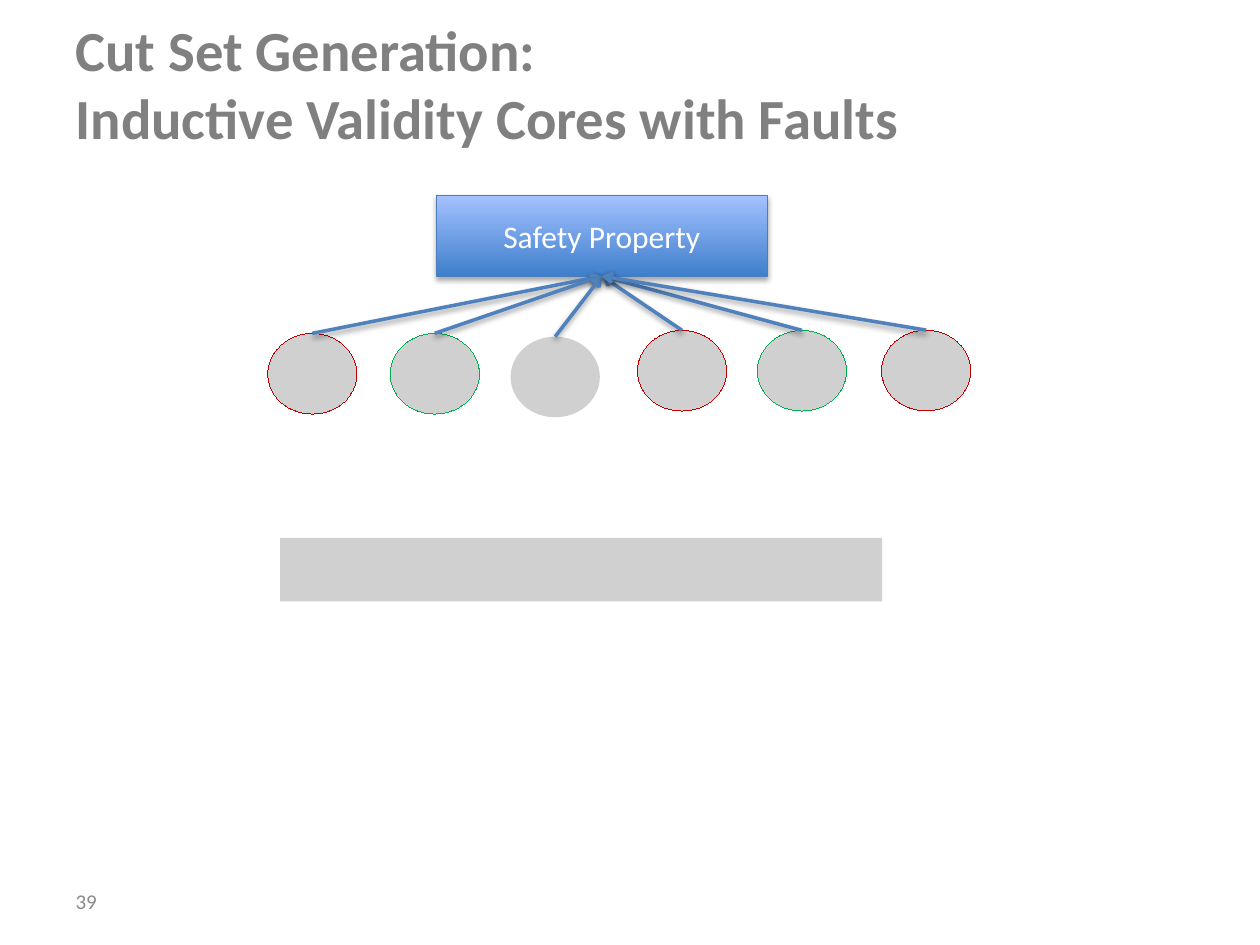
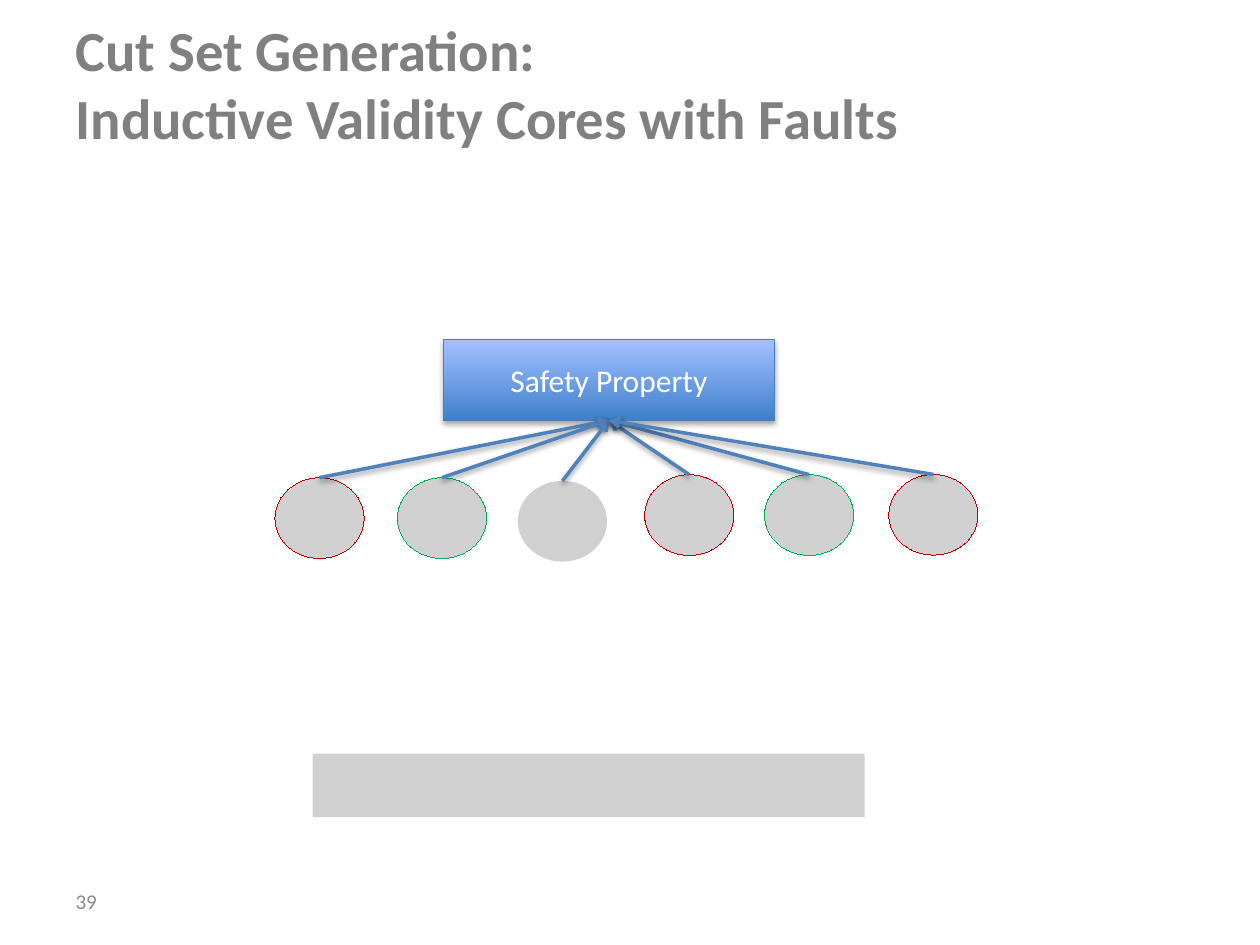
Before and after one commit to dkstewart/Presentations, a slide deck: slide 39 of nasa_year_end_review_2018.pptx. Drawn at 1260x945 pixels with LibreOffice and Linux fonts; fonts in the diff are those of the drawing; grey boxes stand for pictures. Boxes give left, top, right and bottom in pixels: in the first picture for what was removed or moved away, otherwise in the second. Text is boxed around its words. In the diff, an @@ line names an element or a change of style, - is before the commit and + after.

```diff
--- a/nasa_year_end_review_2018.pptx
+++ b/nasa_year_end_review_2018.pptx
@@ picture removed at (267,334,357,415) @@
@@ picture removed at (391,334,480,415) @@
@@ rectangle "Safety Property": place and size @@
-rectangle "Safety Property" at (436,195,767,276)
+rectangle "Safety Property" at (444,340,775,421)
@@ picture removed at (510,336,600,417) @@
@@ picture removed at (638,330,727,411) @@
@@ picture removed at (757,330,847,411) @@
@@ picture removed at (882,330,971,411) @@
@@ arrow moved from (312, 334) - (602, 276) to (320, 478) - (609, 421) @@
@@ 5 arrows: place and size @@
-5 arrows at (435,276,926,336)
+5 arrows at (442,421,934,481)
@@ picture added at (275,478,364,558) @@
@@ picture added at (397,478,486,558) @@
@@ picture added at (645,475,735,556) @@
@@ picture added at (765,475,854,556) @@
@@ picture added at (888,475,978,556) @@
@@ picture added at (518,481,607,562) @@
@@ picture removed at (280,538,882,601) @@
@@ picture added at (312,753,864,816) @@
```
Also in this commit, not shown: 7 other slides changed.
